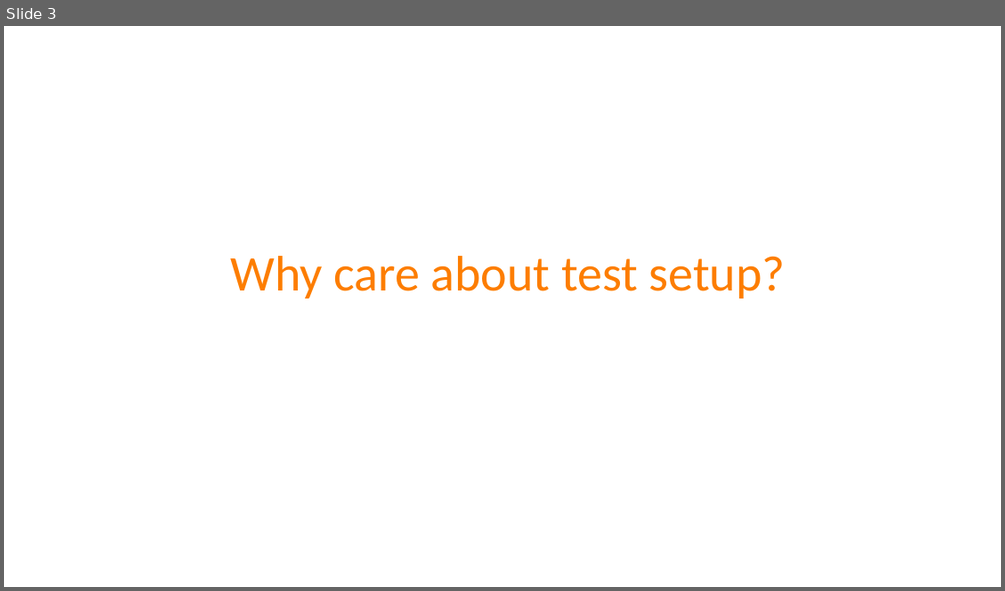
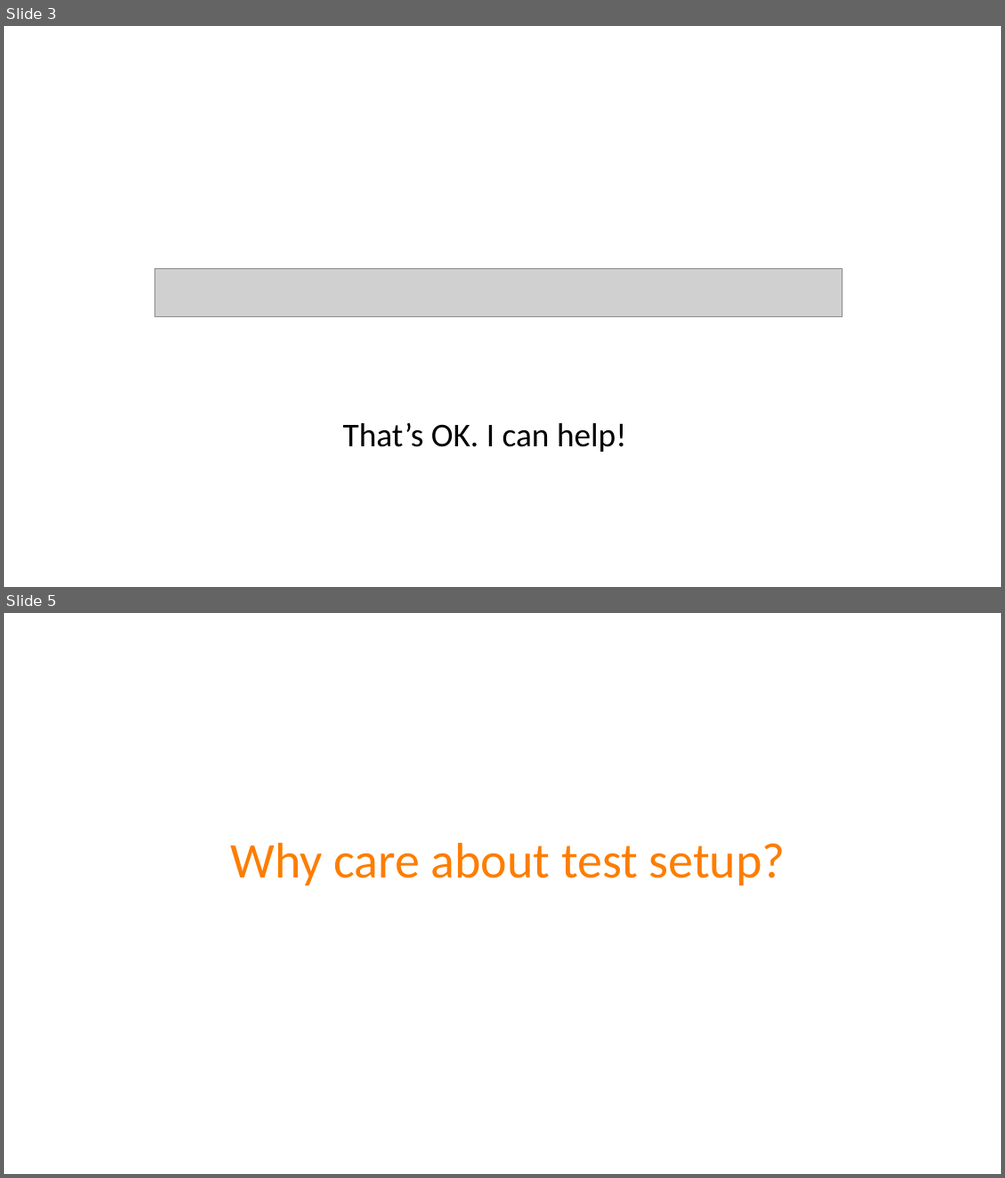
Before and after one commit to spetryjohnson/Talk-Patterns_of_Effective_Test_Setup, a slide deck: POETS - CodeMash 2017.pptx. Shown one above the other, each under a label of ours: slide 3 before the commit, slides 3 and 5 after it; the slides between them are not shown. The pictures are 1005x591 and 1005x1178 pixels, drawn with LibreOffice and Linux fonts; fonts in the diff are those of the drawing; grey boxes stand for pictures. Boxes give left, top, right and bottom in pixels: in the first picture for what was removed or moved away, otherwise in the second. Text is boxed around its words. In the diff, an @@ line names an element or a change of style, - is before the commit and + after.

```diff
--- a/POETS - CodeMash 2017.pptx
+++ b/POETS - CodeMash 2017.pptx
@@ slide 3 added at <box>4,26,1001,587</box>, background #FFFFFF @@
@@ picture added at <box>154,268,841,317</box> @@
@@ text added at <box>343,423,626,451</box>, 32 pt, text #000000 @@
+That’s OK. I can help!
@@ what was slide 3 is now slide 5 @@
```
Also in this commit, not shown: 3 slides changed, 1 other slide added, 2 slides removed, 1 other file.
